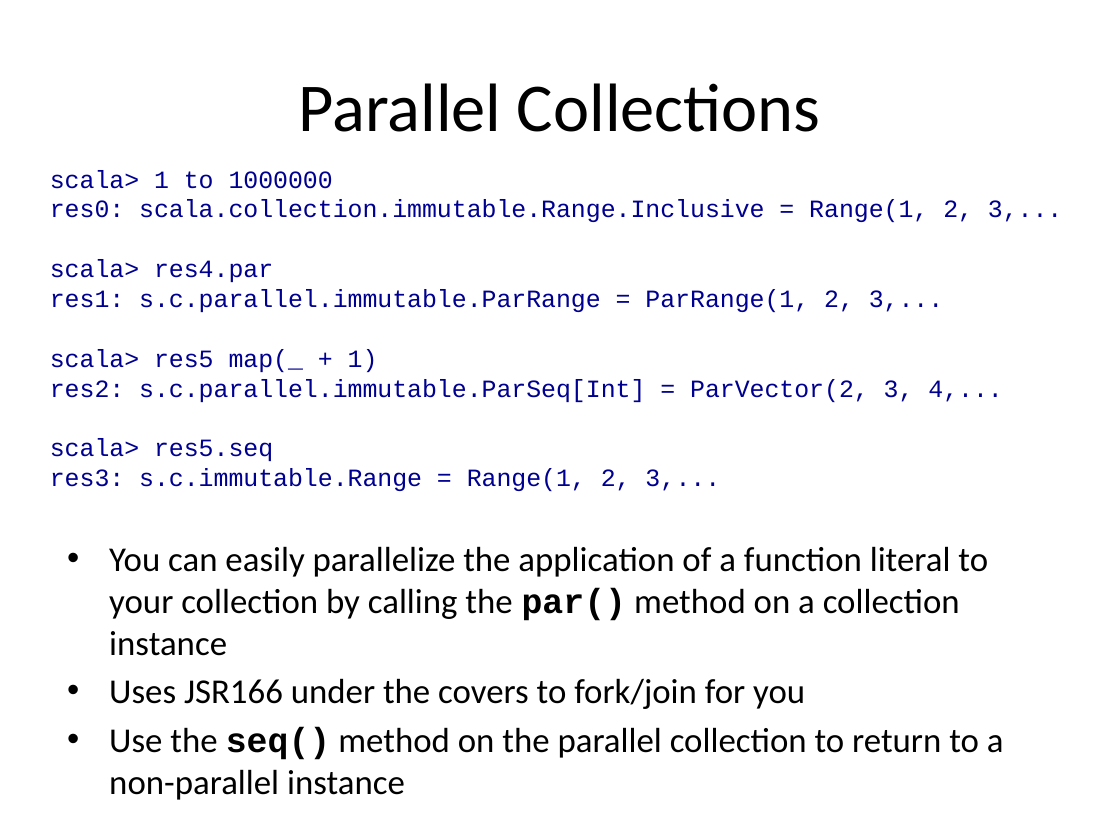
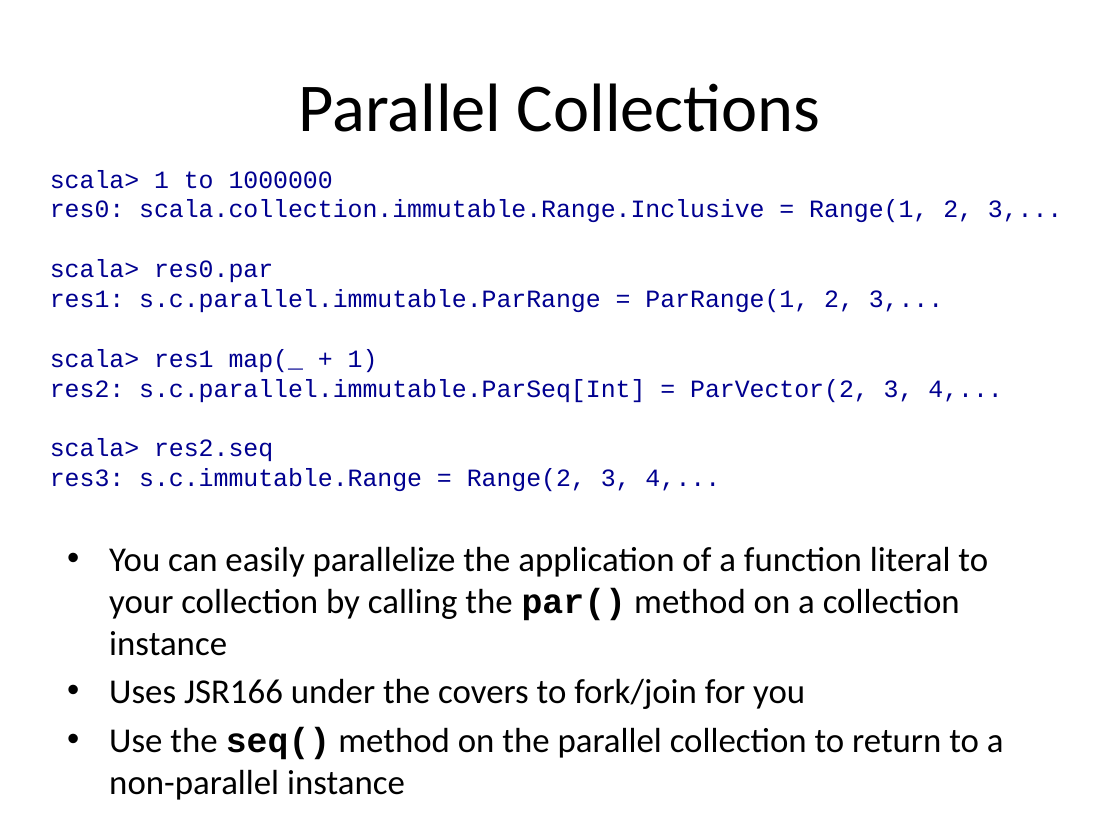
Before and after one commit to strangeloop/strangeloop2012, a slide deck: slide 23 of slides/taxonomy-of-scala.pptx. Drawn at 1120x840 pixels with LibreOffice and Linux fonts; fonts in the diff are those of the drawing; background and template pictures are left out. Boxes give left, top, right and bottom in pixels: in the first picture for what was removed or moved away, otherwise in the second. Text is boxed around its words. In the diff, an @@ line names an element or a change of style, - is before the commit and + after.

Commit message:
Final slides for Taxonomy of Scala

```diff
--- a/slides/taxonomy-of-scala.pptx
+++ b/slides/taxonomy-of-scala.pptx
@@ text at (50, 259, 273, 282): text changed @@
-scala> res4.par
+scala> res0.par
@@ text at (50, 349, 378, 372): text changed @@
-scala> res5 map(_ + 1)
+scala> res1 map(_ + 1)
@@ text at (50, 438, 720, 491): text changed @@
-scala> res5.seq
-res3: s.c.immutable.Range = Range(1, 2, 3,...
+scala> res2.seq
+res3: s.c.immutable.Range = Range(2, 3, 4,...
```
Also in this commit, not shown: 5 other slides changed, 2 slides removed.
